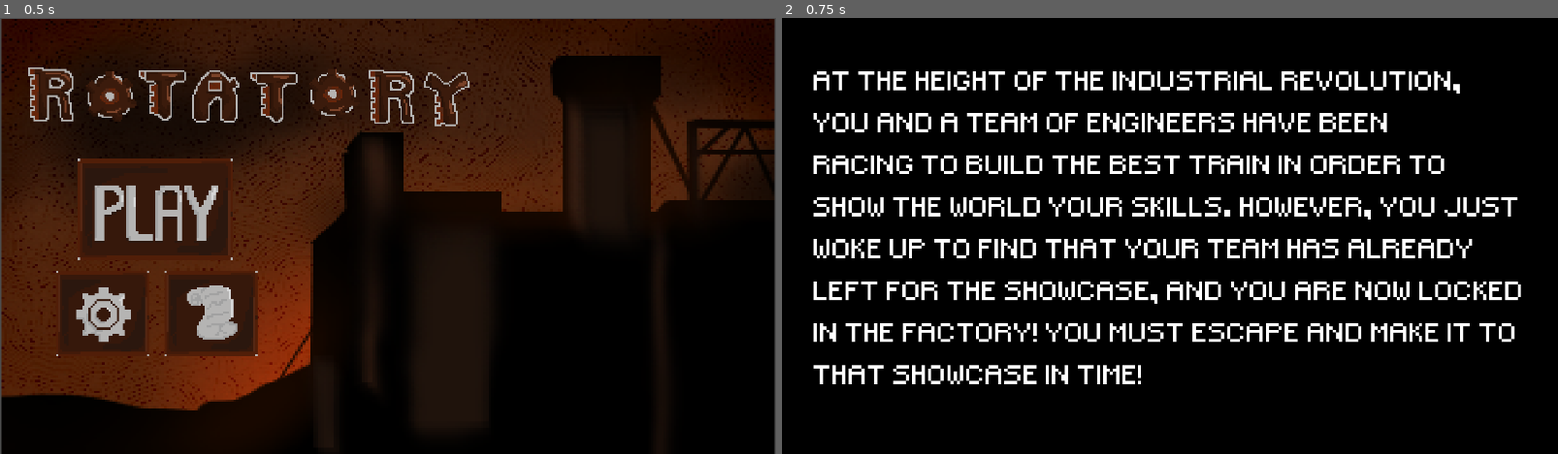
Above: before the commit, frames 1-2 (left to right).
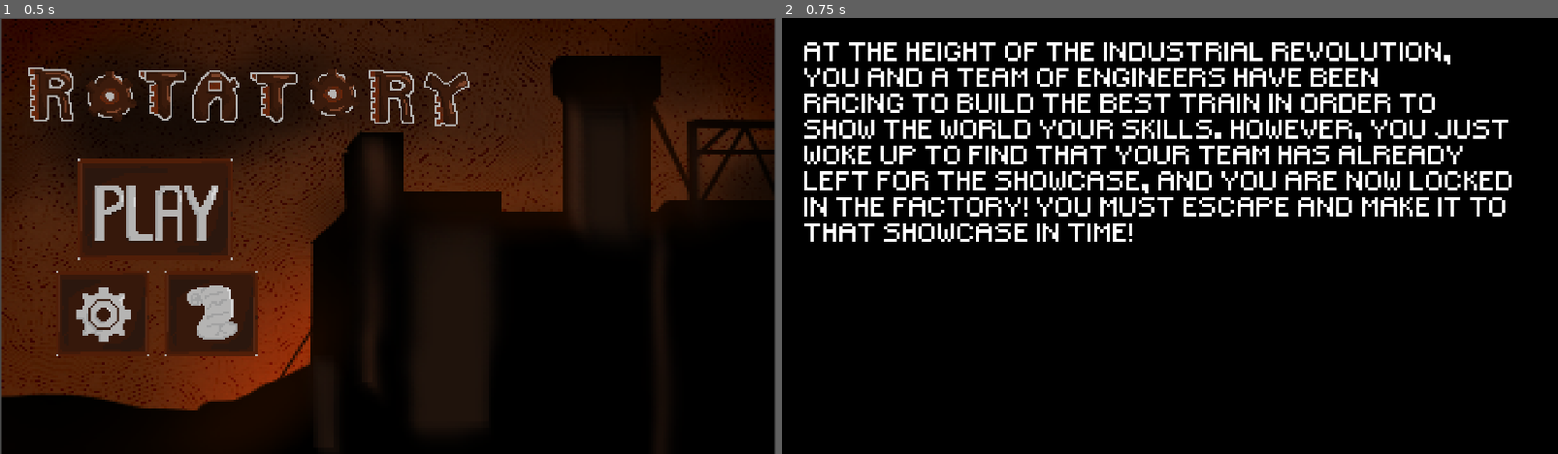
Above: after the commit, the same moments.

Repository: aaravrhino/YGDAGameJam26
Game: Godot game, scene res://scenes/game.tscn
Same seed, same stepped clock (60 frames per second), same inputs: the game is played once before the commit and once after it.
Inputs (mouse positions are in pixels of both pictures, inside the frame that each line leads up to):
- Up to frame 1 (0.5 s): no input
- Up to frame 2 (0.75 s): click (937, 205) at 0.5 s

Frame 1 is identical in both runs. In frame 2, 21% of the frame differs, in the area x 2-96%, y 5-84%.

Commit message:
kjxfbdvkclbzx

Diff:
--- a/ygda-game-jam-26/scenes/beginning.tscn
+++ b/ygda-game-jam-26/scenes/beginning.tscn
@@ -5,7 +5,7 @@
 [ext_resource type="AudioStream" uid="uid://bx3w7of3atmj5" path="res://assets/Music/Revolvelution.mp3" id="3_f15ue"]
 
 [sub_resource type="LabelSettings" id="LabelSettings_twr6n"]
-line_spacing = 40.0
+line_spacing = 0.0
 font_size = 63
 
 [node name="beginning" type="Control" unique_id=1538565720]
@@ -23,10 +23,10 @@
 
 [node name="Label" type="Label" parent="." unique_id=201062863]
 layout_mode = 0
-offset_left = 78.0
-offset_top = 123.0
-offset_right = 1837.0
-offset_bottom = 915.0
+offset_left = 55.0
+offset_top = 51.0
+offset_right = 1814.0
+offset_bottom = 1081.0
 theme_override_fonts/font = ExtResource("2_f15ue")
 theme_override_font_sizes/font_size = 64
 text = "At the height of the Industrial Revolution,
